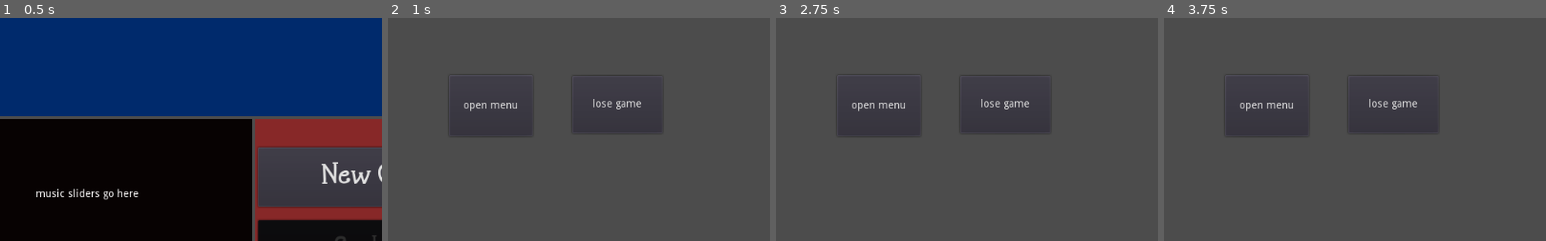
Above: before the commit, frames 1-4 (left to right).
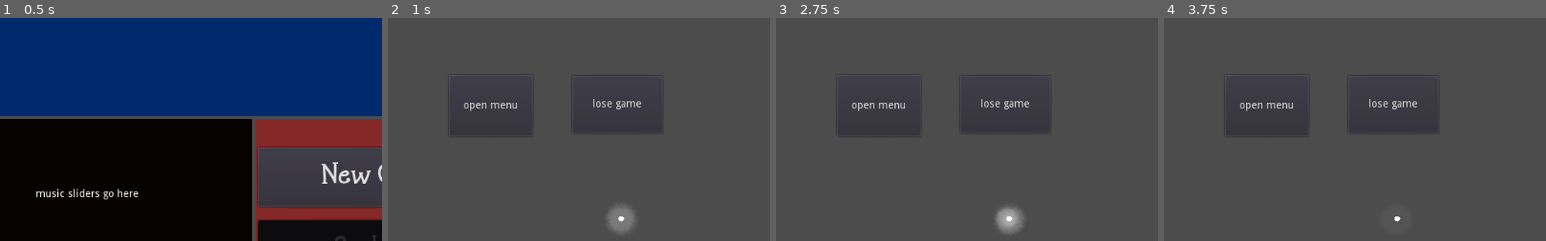
Above: after the commit, the same moments.

Repository: ktosox/Wild_Jam_03_2019
Game: Godot game, scene res://Scenes_and_Scripts/MainMenu/MainMenu.tscn
The game is run twice, just before and just after one commit, with the same random seed, the same clock (stepped at 60 frames per second) and the same inputs.
Inputs:
- Up to frame 1 (0.5 s): no input
- Up to frame 2 (1 s): click "New Game" at 0.5 s
- Up to frame 3 (2.75 s): click "lose game" at 1.25 s; click "RESTART" at 2 s
- Up to frame 4 (3.75 s): click "lose game" at 2.75 s; click "RESTART" at 3.5 s
The pictures show only the part of the screen within x 0-50%, y 3-53%; the shares and areas given below are measured in that part.

Frame 1 is identical in both runs. In frame 2, 0.6% of the frame differs, in the area x 57-65%, y 84-97%; in frame 3, 0.7%; in frame 4, less than 0.1%.

Commit message:
added a ghost that follows the mouse

Diff:
--- a/Scenes_and_Scripts/GameCore/GameScene.tscn
+++ b/Scenes_and_Scripts/GameCore/GameScene.tscn
@@ -1,8 +1,9 @@
-[gd_scene load_steps=2 format=2]
+[gd_scene load_steps=3 format=2]
 
 [ext_resource path="res://Scenes_and_Scripts/GameCore/GameScene.gd" type="Script" id=1]
+[ext_resource path="res://Scenes_and_Scripts/Player/PlayerGhost.tscn" type="PackedScene" id=2]
 
-[node name="GameScene" type="Node" index="0"]
+[node name="GameScene" type="Node"]
 
 script = ExtResource( 1 )
 
@@ -56,6 +57,11 @@
 flat = false
 align = 1
 
+[node name="PlayerGhost" parent="." index="2" instance=ExtResource( 2 )]
+
+position = Vector2( 312.511, 288.517 )
+scale = Vector2( 2.38055, 2.12156 )
+
 [connection signal="pressed" from="Button" to="." method="_on_Button_pressed"]
 
 [connection signal="pressed" from="Button2" to="." method="_on_Button2_pressed"]
--- /dev/null
+++ b/Scenes_and_Scripts/Player/Ghost_trail.tres
@@ -0,0 +1,66 @@
+[gd_resource type="ParticlesMaterial" load_steps=5 format=2]
+
+[sub_resource type="Gradient" id=3]
+
+offsets = PoolRealArray( 0, 1 )
+colors = PoolColorArray( 1, 1, 1, 0, 1, 1, 1, 0.171294 )
+
+[sub_resource type="GradientTexture" id=4]
+
+flags = 4
+gradient = SubResource( 3 )
+width = 2048
+
+[sub_resource type="Curve" id=1]
+
+min_value = 0.0
+max_value = 1.0
+bake_resolution = 100
+_data = [ Vector2( 0.00171365, 0.994141 ), 0.0, 0.0, 0, 0, Vector2( 0.82954, 0.0166016 ), -1.98512, 0.0, 0, 0 ]
+
+[sub_resource type="CurveTexture" id=2]
+
+flags = 4
+width = 2048
+curve = SubResource( 1 )
+
+[resource]
+
+render_priority = 0
+trail_divisor = 1
+emission_shape = 1
+emission_sphere_radius = 3.0
+flag_align_y = false
+flag_rotate_y = false
+flag_disable_z = true
+spread = 180.0
+flatness = 0.0
+gravity = Vector3( 0, 0, 0 )
+initial_velocity = 20.0
+initial_velocity_random = 0.5
+angular_velocity = 5.0
+angular_velocity_random = 0.0
+orbit_velocity = 0.0
+orbit_velocity_random = 0.0
+linear_accel = 0.0
+linear_accel_random = 0.0
+radial_accel = 0.0
+radial_accel_random = 0.0
+tangential_accel = 0.0
+tangential_accel_random = 0.0
+damping = 50.0
+damping_random = 0.0
+angle = 180.0
+angle_random = 1.0
+scale = 0.8
+scale_random = 0.0
+scale_curve = SubResource( 2 )
+color_ramp = SubResource( 4 )
+hue_variation = 0.0
+hue_variation_random = 0.0
+anim_speed = 0.0
+anim_speed_random = 0.0
+anim_offset = 0.0
+anim_offset_random = 0.0
+anim_loop = false
+_sections_unfolded = [ "Angle", "Angular Velocity", "Color", "Damping", "Emission Shape", "Flags", "Gravity", "Hue Variation", "Initial Velocity", "Linear Accel", "Orbit Velocity", "Radial Accel", "Scale", "Spread", "Trail" ]
--- /dev/null
+++ b/Scenes_and_Scripts/Player/PlayerGhost.gd
@@ -0,0 +1,28 @@
+extends RigidBody2D
+
+# class member variables go here, for example:
+# var a = 2
+# var b = "textvar"
+var followMouse = false
+var slowDownRate = 7000
+
+func _ready():
+	# Called when the node is added to the scene for the first time.
+	# Initialization here
+	pass
+
+func _input(event):
+	if(event.is_class("InputEventMouseButton")):
+		if(event.is_pressed()):
+			followMouse = true
+		else:
+			followMouse = false
+
+func _process(delta):
+	if(followMouse):
+		var distance = get_global_mouse_position() - position
+		linear_velocity = distance + distance/0.6
+	else:
+		linear_velocity = linear_velocity * ( (slowDownRate * delta) / (1 + (slowDownRate * delta)) )
+		#apply_impulse(Vector2(),direction*delta)
+	pass
--- /dev/null
+++ b/Scenes_and_Scripts/Player/PlayerGhost.tscn
@@ -0,0 +1,105 @@
+[gd_scene load_steps=6 format=2]
+
+[ext_resource path="res://Scenes_and_Scripts/Player/PlayerGhost.gd" type="Script" id=1]
+[ext_resource path="res://Scenes_and_Scripts/Player/Ghost_trail.tres" type="Material" id=2]
+[ext_resource path="res://Resources/Artwork/Effects/effect2.png" type="Texture" id=3]
+
+[sub_resource type="CircleShape2D" id=1]
+
+custom_solver_bias = 0.0
+radius = 11.7526
+
+[sub_resource type="CircleShape2D" id=2]
+
+custom_solver_bias = 0.0
+radius = 75.6049
+
+[node name="PlayerGhost" type="RigidBody2D" index="0"]
+
+input_pickable = false
+collision_layer = 1
+collision_mask = 1
+mode = 0
+mass = 1.0
+friction = 1.0
+bounce = 0.0
+gravity_scale = 0.0
+custom_integrator = false
+continuous_cd = 0
+contacts_reported = 0
+contact_monitor = false
+sleeping = false
+can_sleep = true
+linear_velocity = Vector2( 0, 0 )
+linear_damp = -1.0
+angular_velocity = 0.0
+angular_damp = -1.0
+script = ExtResource( 1 )
+_sections_unfolded = [ "Transform", "Z Index" ]
+
+[node name="PlayerCollision" type="CollisionShape2D" parent="." index="0"]
+
+shape = SubResource( 1 )
+__meta__ = {
+"_edit_lock_": true
+}
+
+[node name="Trail" type="Particles2D" parent="." index="1"]
+
+modulate = Color( 1, 1, 1, 0.392274 )
+emitting = true
+amount = 50
+lifetime = 1.0
+one_shot = false
+preprocess = 0.0
+speed_scale = 1.0
+explosiveness = 0.0
+randomness = 0.0
+fixed_fps = 0
+fract_delta = true
+visibility_rect = Rect2( -100, -100, 200, 200 )
+local_coords = true
+draw_order = 0
+process_material = ExtResource( 2 )
+texture = ExtResource( 3 )
+normal_map = null
+h_frames = 1
+v_frames = 1
+_sections_unfolded = [ "Drawing", "Material", "Process Material", "Textures", "Transform", "Visibility" ]
+__meta__ = {
+"_edit_lock_": true
+}
+
+[node name="Tester_Placeholder" type="Polygon2D" parent="." index="2"]
+
+position = Vector2( 0.306274, 0.0510406 )
+polygon = PoolVector2Array( -0.222542, -3.9323, -2.64294, -3.76681, -4.3979, -1.61266, -3.89597, 0.771174, -2.54218, 2.67868, 0.201761, 3.0063, 2.33529, 2.26126, 4.0688, -1.26471, 2.23369, -3.25882 )
+uv = PoolVector2Array(  )
+color = Color( 1, 1, 1, 1 )
+vertex_colors = PoolColorArray(  )
+offset = Vector2( 0, 0 )
+antialiased = false
+texture = null
+texture_offset = Vector2( 0, 0 )
+texture_scale = Vector2( 1, 1 )
+texture_rotation_degrees = 0.0
+invert_enable = false
+invert_border = 100.0
+_sections_unfolded = [ "Transform" ]
+
+[node name="MouseTrackRange" type="Area2D" parent="." index="3"]
+
+input_pickable = true
+gravity_vec = Vector2( 0, 1 )
+gravity = 98.0
+linear_damp = 0.1
+angular_damp = 1.0
+audio_bus_override = false
+audio_bus_name = "Master"
+
+[node name="CollisionShape2D" type="CollisionShape2D" parent="MouseTrackRange" index="0"]
+
+shape = SubResource( 2 )
+__meta__ = {
+"_edit_lock_": true
+}
